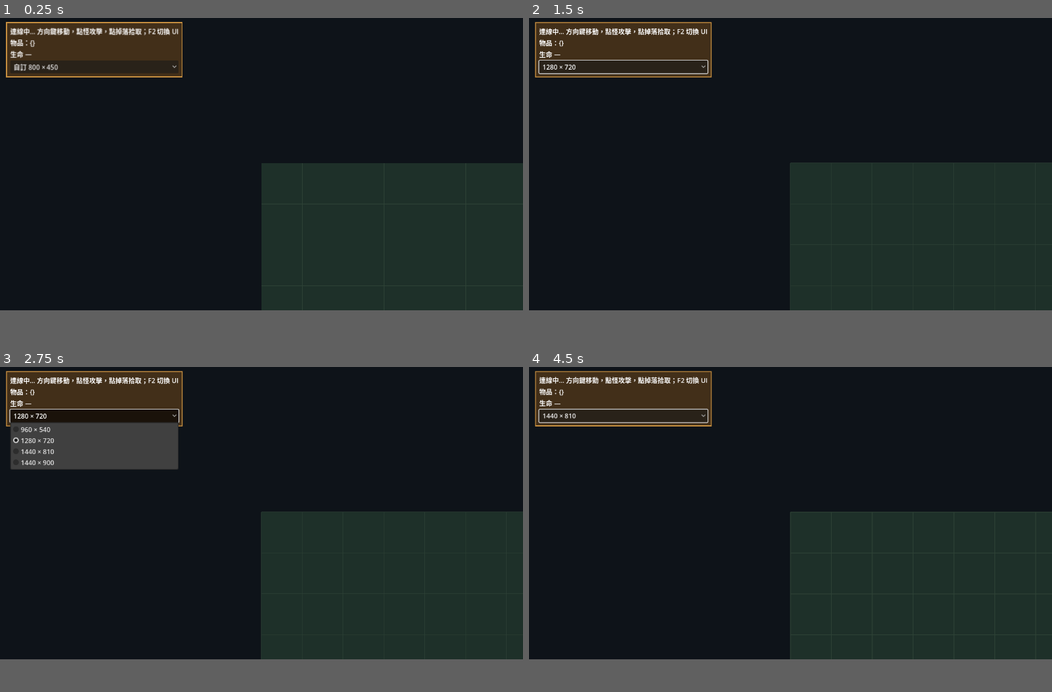
Above: before the commit, frames 1-4 (two rows, left to right).
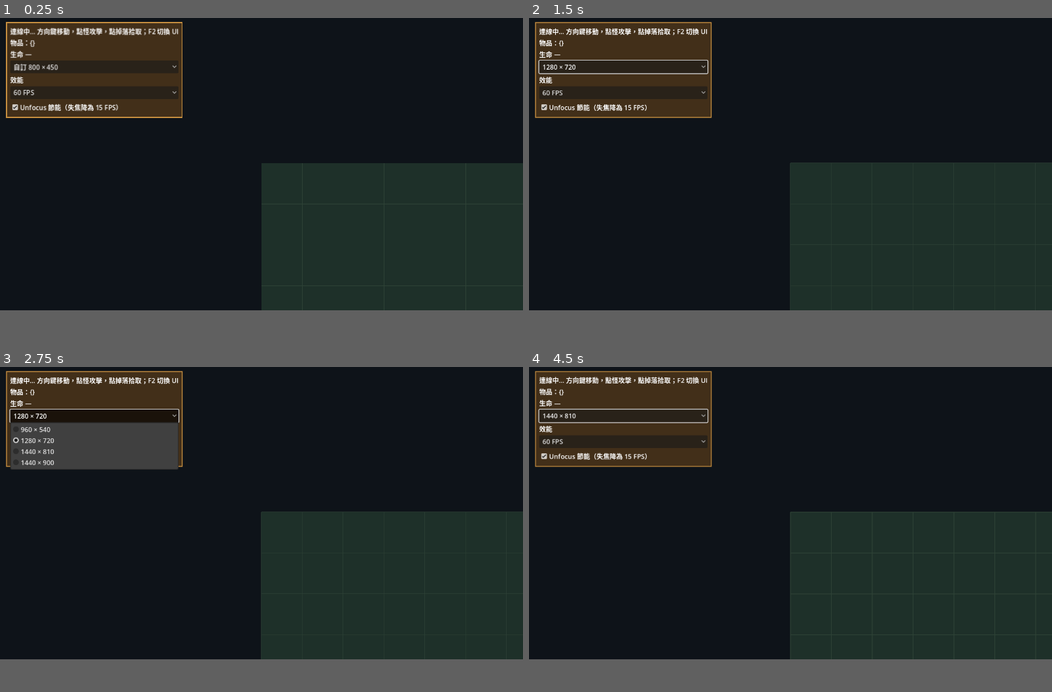
Above: after the commit, the same moments.

Repository: kevin840307/SGTest
Game: Godot game, scene res://scenes/main.tscn
Same seed, same stepped clock (60 frames per second), same inputs: the game is played once before the commit and once after it.
Inputs (mouse positions are in pixels of both pictures, inside the frame that each line leads up to):
- Up to frame 1 (0.25 s): no input
- Up to frame 2 (1.5 s): click "自訂 800 × 450" at 0.5 s; click (623, 92) at 1.25 s, where only the run after the commit has a clickable "60 FPS"
- Up to frame 3 (2.75 s): click "1280 × 720" at 2 s
- Up to frame 4 (4.5 s): click (623, 454) at 2.75 s, where only the run after the commit has a clickable "Unfocus 節能（失焦降為 15 FPS）"; click "1440 × 810" at 3.5 s; tap Enter at 4.25 s; move the mouse to (905, 497) at 4.27 s; hold Right (ui_right) from 4.28 s (still down); click (905, 497) at 4.42 s

The runs differ from the first frame. In frame 1, 4.3% of the frame differs, in the area x 1-35%, y 17-31%; in frame 2, 4.4%; in frame 3, 0.2%; in frame 4, 4.4%.

Commit message:
runtime: complete render logic isolation matrix

Diff:
--- a/client/scripts/main.gd
+++ b/client/scripts/main.gd
@@ -53,6 +53,25 @@
 var map_objects := preload("res://scripts/map_objects.gd").new()
 var render_order: Array = []
 var render_elapsed := 1.0
+var runtime_trace := false
+var trace_started_usec := 0
+var trace_last_usec := 0
+var trace_physics_steps := 0
+var trace_render_frames := 0
+var trace_visual_updates := 0
+var trace_snapshots := 0
+var trace_owner_states := 0
+var trace_actions := 0
+var trace_input_commands := 0
+var trace_last_rx := 0
+var trace_last_tx := 0
+var trace_origin := Vector2.ZERO
+var trace_origin_set := false
+var visual_target_fps := 0
+var visual_elapsed := 0.0
+var no_world_render := false
+var unfocus_low_power_enabled := true
+var render_target_fps := 60
 
 const PLAYER_HP := 100
 var own_id := 0
@@ -62,6 +81,10 @@
 func _ready() -> void:
 	var arguments := OS.get_cmdline_user_args()
 	bot = arguments.has("--bot")
+	runtime_trace = arguments.has("--runtime-trace")
+	if runtime_trace:
+		trace_started_usec = Time.get_ticks_usec()
+		trace_last_usec = trace_started_usec
 	if arguments.has("--server"):
 		push_error("Start the C# server with dotnet run --project server/SGTest.Server.csproj")
 		get_tree().quit(1)
@@ -82,6 +105,31 @@
 			asset_root = argument.trim_prefix("--assets=")
 		if argument.begins_with("--monster-assets="):
 			monster_asset_root = argument.trim_prefix("--monster-assets=")
+		if argument.begins_with("--visual-fps="):
+			visual_target_fps = int(argument.trim_prefix("--visual-fps="))
+		if argument.begins_with("--render-fps="):
+			render_target_fps = int(argument.trim_prefix("--render-fps="))
+		if argument.begins_with("--unfocus-low-power="):
+			unfocus_low_power_enabled = int(argument.trim_prefix("--unfocus-low-power=")) != 0
+		if argument == "--no-world-render":
+			no_world_render = true
+	if render_target_fps < 30 or render_target_fps > 90:
+		push_error("--render-fps must be within 30..90")
+		get_tree().quit(1)
+		return
+	if visual_target_fps not in [0,5,10,15]:
+		push_error("--visual-fps supports only 5/10/15 low-power presentation rates")
+		get_tree().quit(1)
+		return
+	# Network/state/input live on the 30Hz fixed logic contract. Never allow an
+	# external/project render cap below 30 to turn physics catch-up into 200ms
+	# packet/command bursts; 5/10/15 low-power is presentation-only.
+	if Engine.max_fps > 0 and Engine.max_fps < 30:
+		Engine.max_fps = 30
+	if "--render-fps=%d" % render_target_fps in arguments:
+		Engine.max_fps = render_target_fps
+	if visual_target_fps > 0:
+		Engine.max_fps = 30
 	print("SGO client starting")
 	asset_store.configure(24 * 1024 * 1024, 16 * 1024 * 1024)
 	asset_store.start()
@@ -187,6 +235,8 @@
 	network.send(24,[server_map,fingerprint,population_hash])
 
 func _physics_process(delta: float) -> void:
+	if runtime_trace:
+		trace_physics_steps += 1
 	for bytes in network.receive():
 		var packet: Array = wire.decode(bytes)
 		if packet.is_empty():
@@ -194,12 +244,79 @@
 			network.close()
 			return
 		_dispatch(int(packet[1]),packet[2])
+	# ServerSimClock belongs to fixed logic, never to visual/render cadence.
+	server_time = clock_sync.advance(Time.get_ticks_usec()/1000000.0)
 	diagnostics_time += delta
 	if int(diagnostics_time/5.0) > int((diagnostics_time-delta)/5.0) and prediction.initialized:
 		print("prediction_metrics "+JSON.stringify({"pending":prediction.pending.size(),"max_pending":prediction.max_pending,"max_correction_px":prediction.max_correction,"reconciliations":prediction.reconciliations}))
 		var asset_metrics := asset_store.statistics()
 		print("asset_store_metrics "+JSON.stringify({"resident_bytes":asset_metrics.resident_bytes,"ready_queue_bytes":asset_ …(264 unchanged characters)…
 	_client_step(delta)
+	ping_elapsed += delta
+	if ping_elapsed >= 1.0 and map_ready and network.is_open():
+		ping_elapsed = 0.0
+		network.send(23,[Time.get_ticks_usec()/1000000.0])
+	if runtime_trace:
+		_runtime_trace_report()
+
+func _runtime_trace_report() -> void:
+	var now := Time.get_ticks_usec()
+	var elapsed := (now-trace_last_usec)/1000000.0
+	if elapsed < 5.0:
+		return
+	var net := network.statistics()
+	var rx := int(net.received_packets)
+	var tx := int(net.sent_packets)
+	var own_state: Dictionary = visible_players.get(own_id,{})
+	var own_position: Vector2 = own_state.get("p",Vector2.ZERO)
+	if not trace_origin_set and prediction.initialized:
+		trace_origin = own_position
+		trace_origin_set = true
+	var focused := true
+	var window_mode := -1
+	if DisplayServer.get_name() != "headless":
+		focused = DisplayServer.window_is_focused()
+		window_mode = int(DisplayServer.window_get_mode())
+	var report := {"elapsed_s":(now-trace_started_usec)/1000000.0,
+		"window_s":elapsed,
+		"physics_hz":trace_physics_steps/elapsed,
+		"engine_frame_hz":trace_render_frames/elapsed,
+		"visual_update_hz":trace_visual_updates/elapsed,
+		"visual_target_fps":visual_target_fps,
+		"no_world_render":no_world_render,
+		"window_focused":focused,
+		"window_mode":window_mode,
+		"prediction_sequence":prediction.sequence,
+		"prediction_last_tick":prediction.last_tick,
+		"prediction_pending":prediction.pending.size(),
+		"own_relative":[own_position.x-trace_origin.x,own_position.y-trace_origin.y] if trace_origin_set else [0.0,0.0],
+		"texture_memory_bytes":int(RenderingServer.get_rendering_info(RenderingServer.RENDERING_INFO_TEXTURE_MEM_USED)),
+		"video_memory_bytes":int(RenderingServer.get_rendering_info(RenderingServer.RENDERING_INFO_VIDEO_MEM_USED)),
+		"static_memory_bytes":OS.get_static_memory_usage(),
+		"rx_packets":rx-trace_last_rx,
+		"tx_packets":tx-trace_last_tx,
+		"snapshots":trace_snapshots,
+		"owner_states":trace_owner_states,
+		"actions":trace_actions,
+		"input_commands":trace_input_commands,
+		"input_hz":trace_input_commands/elapsed,
+		"queue_age_p95_ms":net.age_p95_ms,
+		"queue_age_p99_ms":net.age_p99_ms,
+		"queue_age_max_ms":net.age_max_ms,
+		"incoming_depth":net.incoming_depth,
+		"max_incoming_depth":net.max_incoming_depth,
+		"network_failed":net.failed}
+	print("runtime_trace "+JSON.stringify(report))
+	trace_last_usec = now
+	trace_physics_steps = 0
+	trace_render_frames = 0
+	trace_visual_updates = 0
+	trace_snapshots = 0
+	trace_owner_states = 0
+	trace_actions = 0
+	trace_input_commands = 0
+	trace_last_rx = rx
+	trace_last_tx = tx
 
 func _dispatch(op: int, b: Array) -> void:
 	match op:
@@ -218,7 +335,33 @@
 		7: _interest_remove(b[0],b[1],PackedInt32Array(b[2]))
 		8: _clock_pong(b[0],b[1])
 
+func _authority_state_hash() -> String:
+	var rows: Array = []
+	var player_ids := visible_players.keys()
+	player_ids.sort()
+	for id in player_ids:
+		var state: Dictionary = visible_players[id]
+		var p: Vector2 = state.p
+		rows.append([0,int(id),roundi(p.x*1000.0),roundi(p.y*1000.0),int(state.hp),
+			int(state.facing),int(state.pose),int(state.revision),int(state.get("definition",0))])
+	var monster_ids := visible_monsters.keys()
+	monster_ids.sort()
+	for id in monster_ids:
+		var state: Dictionary = visible_monsters[id]
+		var p: Vector2 = state.p
+		rows.append([1,int(id),roundi(p.x*1000.0),roundi(p.y*1000.0),int(state.hp),
+			int(state.facing),int(state.pose),int(state.revision),int(state.get("definition",0))])
+	var drop_ids := visible_drops.keys()
+	drop_ids.sort()
+	for id in drop_ids:
+		var drop: Dictionary = visible_drops[id]
+		var p: Vector2 = drop.p
+		rows.append([2,int(id),roundi(p.x*1000.0),roundi(p.y*1000.0),int(drop.get("definition",0))])
+	return JSON.stringify(rows).sha256_text()
+
 func _owner_state(tick: int, clock: float, acknowledged: int, epoch: int, at: Vector2, hp: int, facing: int, pose: int, started: float, revision: int) -> void:
+	if runtime_trace:
+		trace_owner_states += 1
 	if not map_ready:
 		return
 	var id := own_id
@@ -227,7 +370,6 @@
 		if ACTION.newer_revision(current.revision,revision) and (int(current.hp) == 0) != (hp == 0):
 			return
 	clock_sync.observe_snapshot(clock,Time.get_ticks_usec()/1000000.0)
-	server_time = clock_sync.advance(Time.get_ticks_usec()/1000000.0)
 	_replica_changed(0,id,replica.snapshot(0,tick,[id,at.x,at.y,hp,facing,pose,started,revision]))
 	if prediction.authority(tick,acknowledged,epoch,at,hp,Time.get_ticks_usec()/1000000.0):
 		if prediction.motion.is_zero_approx():
@@ -235,8 +377,13 @@
 		if not prediction_observed:
 			prediction_observed = true
 			print("prediction_ready")
+	if runtime_trace and tick%150 == 0:
+		print("state_checkpoint "+JSON.stringify({"tick":tick,"hash":_authority_state_hash(),
+			"players":visible_players.size(),"monsters":visible_monsters.size(),"drops":visible_drops.size()}))
 
 func _action_event(kind: int, id: int, facing: int, pose: int, clock: float, hp: int, revision: int, at: Vector2, tick: int, definition: int) -> void:
+	if runtime_trace:
+		trace_actions += 1
 	if not action_observed:
 		action_observed = true
 		print("action_received")
@@ -277,6 +424,8 @@
 		health_label.text = "生命 %d / %d%s" % [hp,PLAYER_HP,"　倒地，等待復活" if hp == 0 else ""]
 
 func _snapshot_chunk(tick: int, clock: float, kind: int, payload: PackedByteArray) -> void:
+	if runtime_trace:
+		trace_snapshots += 1
 	if kind not in [0,1] or payload.size() > CODEC.ROWS_PER_PACKET*CODEC.STRIDE:
 		return
 	clock_sync.observe_snapshot(clock,Time.get_ticks_usec()/1000000.0)
@@ -285,7 +434,8 @@
 	if tick%150 == 0 and tick != last_snapshot:
 		last_snapshot = tick
 		print("snapshot_received tick=%d players=%d monsters=%d drops=%d" % [tick,visible_players.size(),visible_monsters.size(),visible_drops.size()])
-	queue_redraw()
+	# World redraw cadence is owned by VisualClock in _process. Network/state
+	# updates must not force a render frame in low-power/no-world modes.
 
 func _interest_remove(tick: int, kind: int, ids: PackedInt32Array) -> void:
 	replica.erase_interest(kind,tick,ids)
@@ -322,11 +472,15 @@
 		return
 	var motion := Input.get_vector("ui_left", "ui_right", "ui_up", "ui_down")
 	if bot:
-		motion = Vector2.from_angle(Time.get_ticks_msec()/1000.0+bot_index*0.733)
+		# Deterministic per-input-sequence bot trace. Render FPS and wall-clock
+		# scheduling cannot change the requested motion series.
+		motion = Vector2.from_angle(float((prediction.sequence+1)%360)*PI/180.0+bot_index*0.733)
 	prediction.step_input(motion,Time.get_ticks_usec()/1000000.0,server_time)
 	var packet := prediction.packet()
 	if not packet.is_empty():
 		network.send(20,[prediction.epoch,packet])
+		if runtime_trace:
+			trace_input_commands += 1
 	input_elapsed += delta
 	if input_elapsed < 0.05:
 		return
@@ -462,6 +616,26 @@
 		get_window().size = window_sizes[index])
 	get_window().size_changed.connect(func() -> void: _sync_window_size(sizes, window_sizes))
 	stack.add_child(sizes)
+
+	var performance_title := Label.new()
+	performance_title.text = "效能"
+	stack.add_child(performance_title)
+	var fps_button := OptionButton.new()
+	var fps_options := [30,45,60,75,90]
+	for fps in fps_options:
+		fps_button.add_item("%d FPS" % fps)
+	var fps_index := fps_options.find(render_target_fps)
+	fps_button.select(fps_index if fps_index >= 0 else fps_options.find(60))
+	fps_button.item_selected.connect(func(index: int) -> void:
+		render_target_fps = int(fps_options[index])
+		Engine.max_fps = render_target_fps)
+	stack.add_child(fps_button)
+	var unfocus_toggle := CheckBox.new()
+	unfocus_toggle.text = "Unfocus 節能（失焦降為 15 FPS）"
+	unfocus_toggle.button_pressed = unfocus_low_power_enabled
+	unfocus_toggle.toggled.connect(func(enabled: bool) -> void:
+		unfocus_low_power_enabled = enabled)
+	stack.add_child(unfocus_toggle)
 	_style_ui()
 
 func _sync_window_size(button: OptionButton, presets: Array) -> void:
@@ -492,6 +666,8 @@
 			push_error("Cannot queue player composition: %s" % error)
 
 func _process(delta: float) -> void:
+	if runtime_trace:
+		trace_render_frames += 1
 	# One visual commit budget for every owner. Network/state processing stays in
 	# _physics_process and is never gated by visual readiness.
 	asset_store.poll_gpu(1,1200)
@@ -502,11 +678,27 @@
 		doll.reset(false)
 	if profiler != null:
 		profiler.sample(delta)
-	server_time = clock_sync.advance(Time.get_ticks_usec()/1000000.0)
-	ping_elapsed += delta
-	if ping_elapsed >= 1.0 and map_ready and network.is_open():
-		ping_elapsed = 0.0
-		network.send(23,[Time.get_ticks_usec()/1000000.0])
+	visual_elapsed += delta
+	var minimized := false
+	var focused := true
+	if DisplayServer.get_name() != "headless":
+		minimized = DisplayServer.window_get_mode() == DisplayServer.WINDOW_MODE_MINIMIZED
+		focused = DisplayServer.window_is_focused()
+	# Minimized windows always stop world rendering without unloading resources.
+	# Unfocused windows default to 15 FPS presentation and can be disabled by the
+	# future performance setting/CLI; network, reducer and fixed logic stay 30Hz.
+	if no_world_render or minimized:
+		return
+	var effective_visual_fps := visual_target_fps
+	if unfocus_low_power_enabled and not focused:
+		effective_visual_fps = 15 if effective_visual_fps == 0 else mini(effective_visual_fps,15)
+	if effective_visual_fps > 0:
+		var interval := 1.0/float(effective_visual_fps)
+		if visual_elapsed + 0.000001 < interval:
+			return
+		visual_elapsed = fmod(visual_elapsed,interval)
+	if runtime_trace:
+		trace_visual_updates += 1
 	for id in rendered_players.keys():
 		if not visible_players.has(id):
 			rendered_players.erase(id)
--- a/client/scripts/network_client.gd
+++ b/client/scripts/network_client.gd
@@ -8,8 +8,12 @@
 var running := false
 var connected := false
 var failed := false
-var incoming: Array[PackedByteArray] = []
+var incoming: Array = []
 var outgoing: Array[PackedByteArray] = []
+var received_packets := 0
+var sent_packets := 0
+var max_incoming_depth := 0
+var drain_age_ms: Array[float] = []
 
 func start(url: String) -> void:
 	running = true
@@ -26,11 +30,36 @@
 	mutex.unlock()
 
 func receive() -> Array[PackedByteArray]:
+	var now := Time.get_ticks_usec()
 	mutex.lock()
-	var packets := incoming
+	var queued := incoming
 	incoming = []
+	var packets: Array[PackedByteArray] = []
+	for item in queued:
+		packets.append(item.bytes)
+		drain_age_ms.append((now-int(item.received_usec))/1000.0)
+		if drain_age_ms.size() > 2048:
+			drain_age_ms.pop_front()
 	mutex.unlock()
 	return packets
+
+func statistics() -> Dictionary:
+	mutex.lock()
+	var ages := drain_age_ms.duplicate()
+	var result := {"received_packets":received_packets,"sent_packets":sent_packets,
+		"incoming_depth":incoming.size(),"outgoing_depth":outgoing.size(),
+		"max_incoming_depth":max_incoming_depth,"failed":failed}
+	mutex.unlock()
+	ages.sort()
+	if ages.is_empty():
+		result.age_p95_ms = 0.0
+		result.age_p99_ms = 0.0
+		result.age_max_ms = 0.0
+	else:
+		result.age_p95_ms = ages[mini(ages.size()-1,ceili(ages.size()*.95)-1)]
+		result.age_p99_ms = ages[mini(ages.size()-1,ceili(ages.size()*.99)-1)]
+		result.age_max_ms = ages[-1]
+	return result
 
 func is_open() -> bool:
 	mutex.lock()
@@ -74,6 +103,8 @@
 				if socket.send(packet) != OK:
 					failed = true
 					running = false
+				else:
+					sent_packets += 1
 			outgoing.clear()
 			while socket.get_available_packet_count() > 0:
 				var packet := socket.get_packet()
@@ -81,7 +112,9 @@
 					failed = true
 					running = false
 					break
-				incoming.append(packet)
+				incoming.append({"bytes":packet,"received_usec":Time.get_ticks_usec()})
+				received_packets += 1
+				max_incoming_depth = maxi(max_incoming_depth,incoming.size())
 		mutex.unlock()
 		OS.delay_msec(2)
 	socket.close()
--- /dev/null
+++ b/client/tests/test_network_queue.gd
@@ -0,0 +1,28 @@
+extends SceneTree
+
+func _initialize() -> void:
+	var client := preload("res://scripts/network_client.gd").new()
+	var wire := preload("res://scripts/message_pack.gd").new()
+	var packet: PackedByteArray = wire.encode(24,[1.0])
+	var now := Time.get_ticks_usec()
+	for index in 128:
+		client.incoming.append({"bytes":packet,"received_usec":now-1000-index})
+	client.received_packets = 128
+	client.max_incoming_depth = 128
+	var started := Time.get_ticks_usec()
+	var packets: Array[PackedByteArray] = client.receive()
+	assert(packets.size() == 128)
+	var decoded := 0
+	for bytes in packets:
+		var value: Array = wire.decode(bytes)
+		assert(value.size() == 3 and int(value[1]) == 24)
+		decoded += 1
+	var elapsed_ms := (Time.get_ticks_usec()-started)/1000.0
+	var stats := client.statistics()
+	assert(decoded == 128)
+	assert(int(stats.incoming_depth) == 0)
+	assert(int(stats.max_incoming_depth) == 128)
+	assert(float(stats.age_p99_ms) >= 1.0)
+	assert(elapsed_ms < 2000.0,"128 packet burst must drain/decode in <2s")
+	print("network 128-packet burst drain/decode passed in %.3f ms" % elapsed_ms)
+	quit()
Not shown, changed: SPEC.md
Not shown, changed: docs/DECISIONS.md
Not shown, changed: docs/RESOURCE_BASELINE.md
Not shown, added: docs/RUNTIME_ISOLATION_VERIFICATION.md
